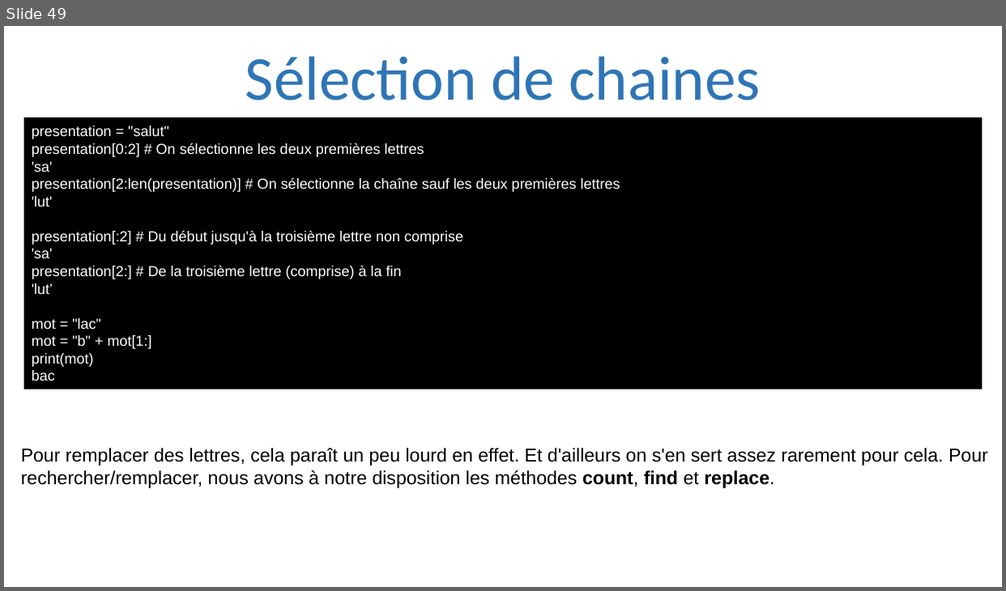
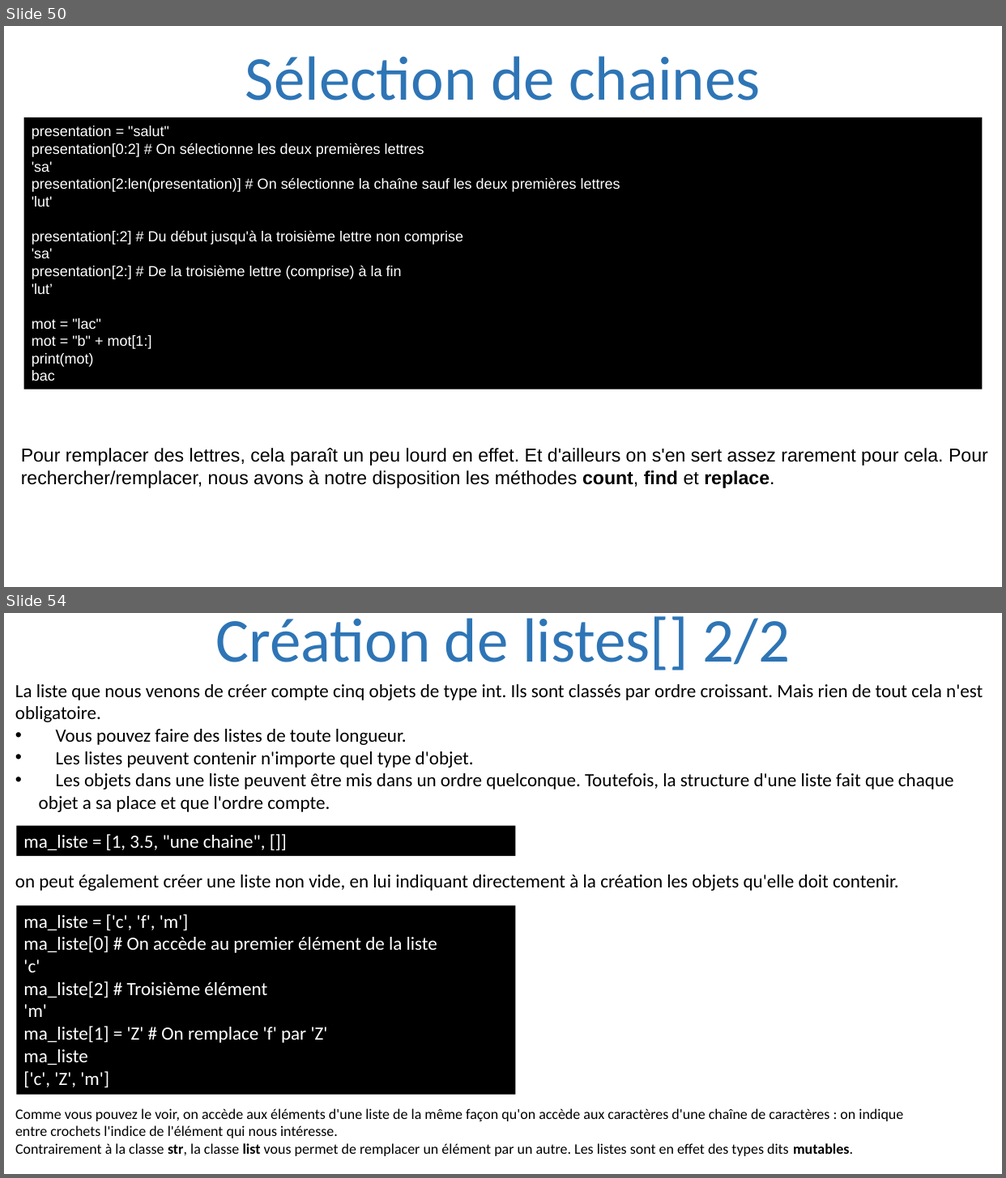
Before and after one commit to julienPalleau/PythonDoc, a slide deck: Python-resume.pptx. Shown one above the other, each under a label of ours: slide 49 before the commit, slides 50 and 54 after it; the slides between them are not shown. The pictures are 1006x591 and 1006x1178 pixels, drawn with LibreOffice and Linux fonts; fonts in the diff are those of the drawing. Boxes give left, top, right and bottom in pixels: in the first picture for what was removed or moved away, otherwise in the second. Text is boxed around its words. In the diff, an @@ line names an element or a change of style, - is before the commit and + after.

Commit message:
fin de creer des listes et des tuples

```diff
--- a/Python-resume.pptx
+++ b/Python-resume.pptx
@@ slide 54 added at (4, 613, 1002, 1174), background #FFFFFF @@
@@ title added at (215, 616, 790, 671), 60 pt, text #2E75B6 @@
+Création de listes[] 2/2
@@ text added at (15, 684, 982, 812), 18 pt, text #000000 @@
+La liste que nous venons de créer compte cinq objets de type int. Ils sont classés par ordre croissant. Mais rien de tout cela n'est obligatoire.
+• Vous pouvez faire des listes de toute longueur.
+• Les listes peuvent contenir n'importe quel type d'objet.
+• Les objets dans une liste peuvent être mis dans un ordre quelconque. Toutefois, la structure d'une liste fait que chaque objet a sa place et que l'ordre compte.
@@ rectangle added at (17, 825, 516, 855), fill #000000, 18 pt, text #FFFFFF @@
+ma_liste = [1, 3.5, "une chaine", []]
@@ text added at (15, 875, 899, 891), 18 pt, text #000000 @@
+on peut également créer une liste non vide, en lui indiquant directement à la création les objets qu'elle doit contenir.
@@ rectangle added at (17, 905, 516, 1094), fill #000000, 18 pt, text #FFFFFF @@
+ma_liste = ['c', 'f', 'm']
+ma_liste[0] # On accède au premier élément de la liste
+'c'
+ma_liste[2] # Troisième élément
+'m'
+ma_liste[1] = 'Z' # On remplace 'f' par 'Z'
+ma_liste
+['c', 'Z', 'm']
@@ text added at (15, 1109, 903, 1157), 14 pt, text #000000 @@
+Comme vous pouvez le voir, on accède aux éléments d'une liste de la même façon qu'on accède aux caractères d'une chaîne de caractères : on indique
+entre crochets l'indice de l'élément qui nous intéresse.
+Contrairement à la classe str, la classe list vous permet de remplacer un élément par un autre. Les listes sont en effet des types dits mutables.
@@ what was slide 49 is now slide 50 @@
```
Also in this commit, not shown: 8 slides changed, 23 other slides added.
